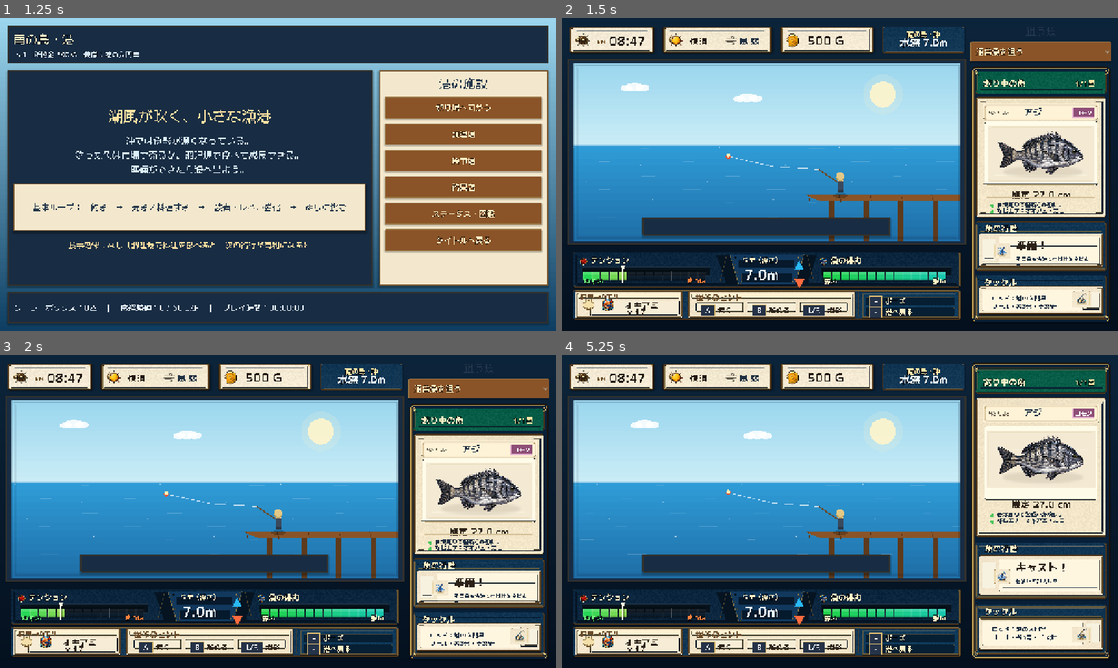
Above: before the commit, frames 1-4 (two rows, left to right).
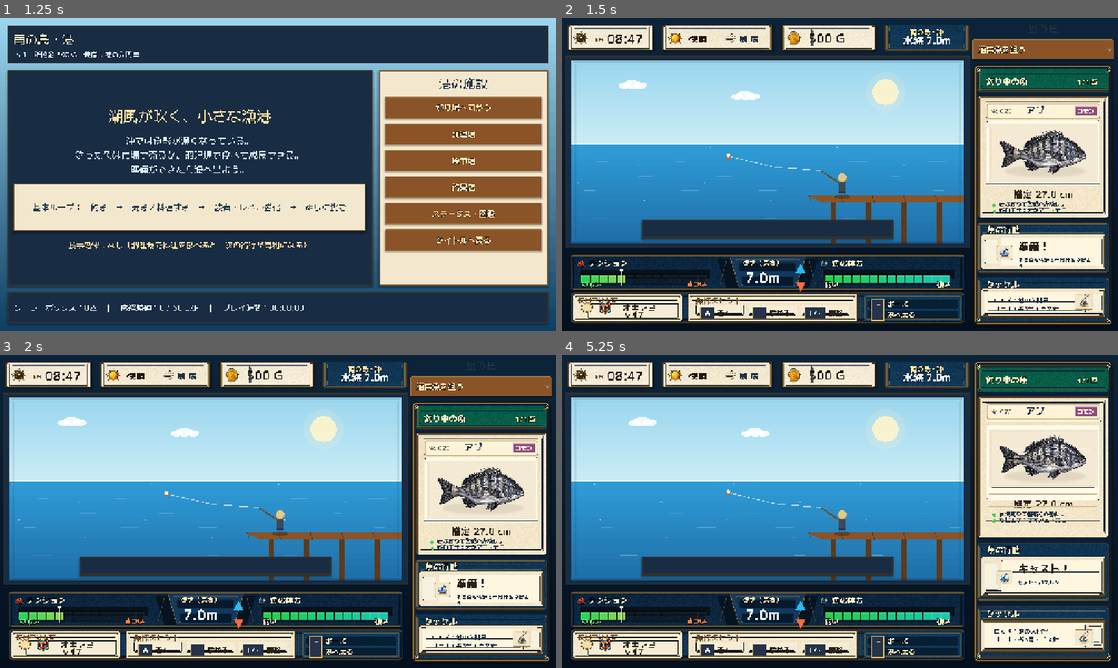
Above: after the commit, the same moments.

Repository: RYUKOU-OKUMURA/tsuri_quest_umi_mvp
Game: Godot game, scene res://scenes/main.tscn
Two runs of this game, one before a commit and one after it. Both use one fixed random seed, a clock stepped at 60 frames per second and the inputs below.
Inputs (mouse positions are in pixels of both pictures, inside the frame that each line leads up to):
- Up to frame 1 (1.25 s): click "ゲームを始める" at 0.5 s
- Up to frame 2 (1.5 s): click "釣り場へ向かう" at 1.25 s
- Up to frame 3 (2 s): no input
- Up to frame 4 (5.25 s): click "通常魚を狙う" at 2 s; click "通常魚を狙う" at 2.75 s; click "通常魚を狙う" at 3.5 s; tap Enter at 4.25 s; move the mouse to (767, 624) at 4.27 s; tap Shift at 4.35 s; click (767, 624) at 4.42 s; tap Space at 4.52, 5 s; move the mouse to (728, 527) at 5.02 s; tap E at 5.1 s; click (728, 527) at 5.17 s

Frame 1 is identical in both runs. In frame 2, 30% of the frame differs, in the area x 0-100%, y 2-98%; in frame 3, 30%; in frame 4, 30%, in the area x 0-99%, y 1-98%.

Commit message:
Tighten fight screen showcase spacing

Diff:
--- a/src/ui/fishing_screen.gd
+++ b/src/ui/fishing_screen.gd
@@ -41,23 +41,23 @@
 	_simulator.message_changed.connect(_on_message_changed)
 	_simulator.fight_finished.connect(_on_fight_finished)
 
-	var root := make_root_margin(14)
+	var root := make_root_margin(8)
 	var layout := VBoxContainer.new()
 	layout.size_flags_horizontal = Control.SIZE_EXPAND_FILL
 	layout.size_flags_vertical = Control.SIZE_EXPAND_FILL
-	layout.add_theme_constant_override("separation", 6)
+	layout.add_theme_constant_override("separation", 4)
 	root.add_child(layout)
 
 	var body := HBoxContainer.new()
 	body.size_flags_vertical = Control.SIZE_EXPAND_FILL
-	body.add_theme_constant_override("separation", 8)
+	body.add_theme_constant_override("separation", 6)
 	layout.add_child(body)
 
 	var left_column := VBoxContainer.new()
 	left_column.size_flags_horizontal = Control.SIZE_EXPAND_FILL
 	left_column.size_flags_vertical = Control.SIZE_EXPAND_FILL
 	left_column.size_flags_stretch_ratio = 1.52
-	left_column.add_theme_constant_override("separation", 5)
+	left_column.add_theme_constant_override("separation", 4)
 	body.add_child(left_column)
 
 	_fight_status_bar = FightStatusBarScript.new()
Not shown, changed: design-qa.md
Not shown, changed: docs/11_underwater_fight_showcase.md
